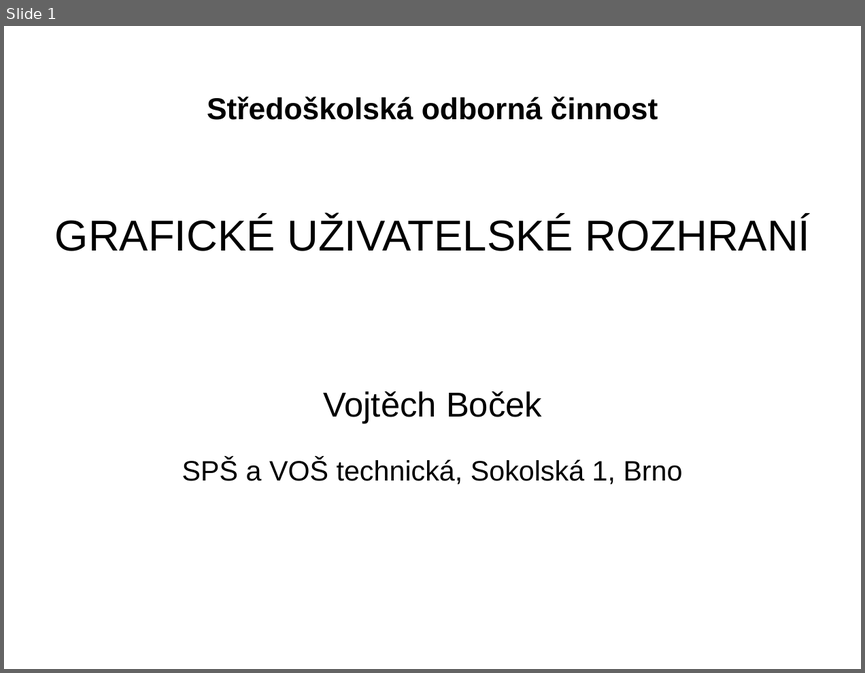
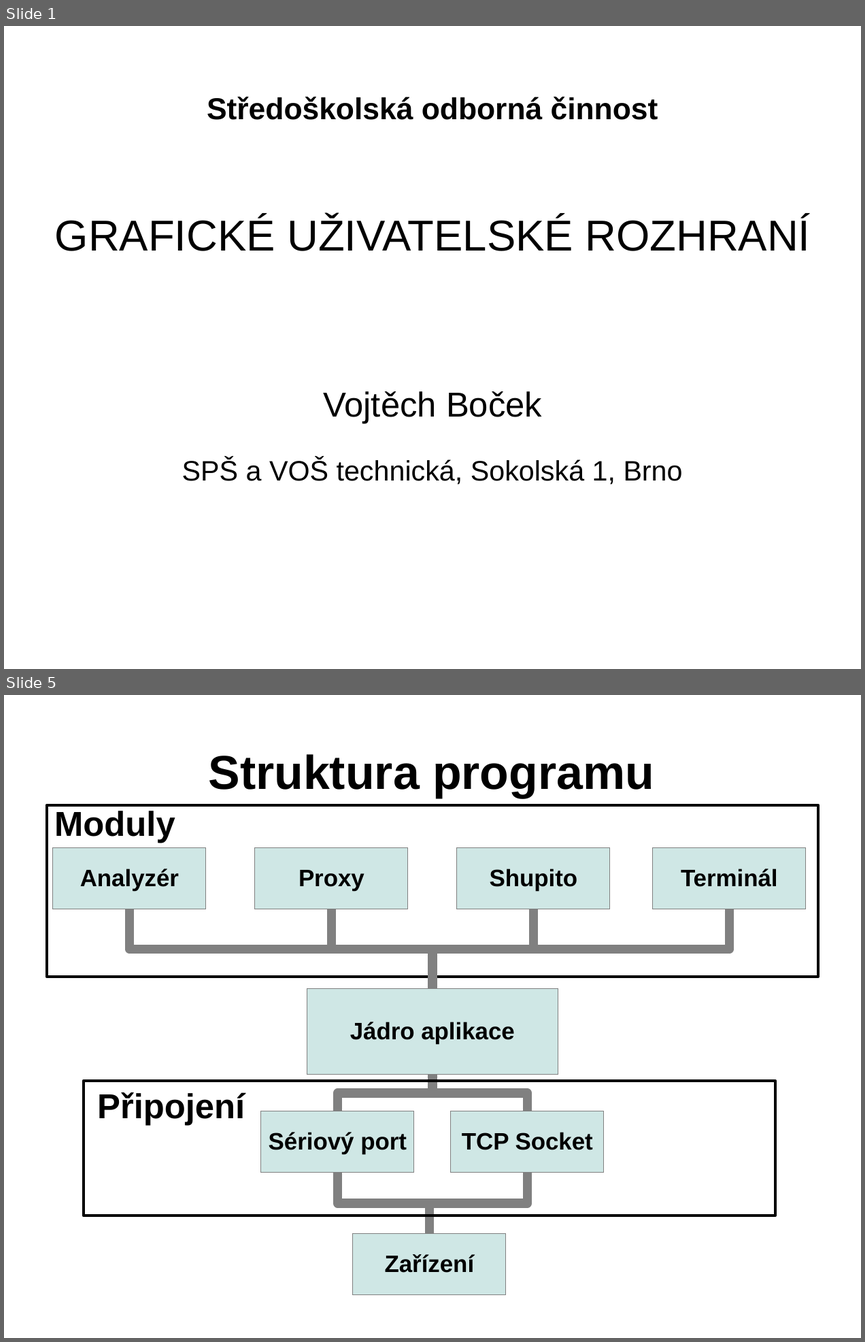
Before and after one commit to Tasssadar/soc, a slide deck: prezentace.odp. Shown one above the other, each under a label of ours: slide 1 before the commit, slides 1 and 5 after it; the slides between them are not shown. The pictures are 865x673 and 865x1342 pixels, drawn with LibreOffice and Linux fonts; fonts in the diff are those of the drawing; background and template pictures are left out. Boxes give left, top, right and bottom in pixels: in the first picture for what was removed or moved away, otherwise in the second. Text is boxed around its words. In the diff, an @@ line names an element or a change of style, - is before the commit and + after.

```diff
--- a/prezentace.odp
+++ b/prezentace.odp
@@ slide 5 added at [4,695,861,1338], background picture (left out) @@
@@ title added at [209,754,654,798], 44 pt, text #000000, bold @@
+Struktura programu
@@ rectangle added at [47,805,818,977], outline #000000 2.83 pt @@
@@ text added at [54,811,175,843], 32 pt, text #000000, bold @@
+Moduly
@@ rectangle added at [53,848,206,910], fill #CFE7E5, outline #808080 0 pt, 22 pt, text #000000, bold @@
+Analyzér
@@ rectangle added at [255,848,409,910], fill #CFE7E5, outline #808080 0 pt, 22 pt, text #000000, bold @@
+Proxy
@@ rectangle added at [458,848,611,910], fill #CFE7E5, outline #808080 0 pt, 22 pt, text #000000, bold @@
+Shupito
@@ rectangle added at [653,848,806,910], fill #CFE7E5, outline #808080 0 pt, 22 pt, text #000000, bold @@
+Terminál
@@ elbow line added from (129, 910) to (432, 989), #808080 8.5 pt @@
@@ elbow line added from (331, 910) to (432, 989), #808080 8.5 pt @@
@@ elbow line added from (534, 910) to (432, 989), #808080 8.5 pt @@
@@ elbow line added from (730, 910) to (432, 989), #808080 8.5 pt @@
@@ rectangle added at [307,989,558,1074], fill #CFE7E5, outline #808080 0 pt, 22 pt, text #000000, bold @@
+Jádro aplikace
@@ rectangle added at [84,1081,775,1215], outline #000000 2.83 pt @@
@@ elbow line added from (338, 1111) to (432, 1074), #808080 8.5 pt @@
@@ elbow line added from (527, 1111) to (432, 1074), #808080 8.5 pt @@
@@ text added at [97,1092,245,1125], 32 pt, text #000000, bold @@
+Připojení
@@ rectangle added at [261,1111,415,1172], fill #CFE7E5, outline #808080 0 pt, 22 pt, text #000000, bold @@
+Sériový port
@@ rectangle added at [451,1111,604,1172], fill #CFE7E5, outline #808080 0 pt, 22 pt, text #000000, bold @@
+TCP Socket
@@ elbow line added from (338, 1172) to (429, 1234), #808080 8.5 pt @@
@@ elbow line added from (527, 1172) to (429, 1234), #808080 8.5 pt @@
@@ rectangle added at [353,1234,507,1295], fill #CFE7E5, outline #808080 0 pt, 22 pt, text #000000, bold @@
+Zařízení
```
Also in this commit, not shown: 2 slides changed, 5 other slides added, 2 other files.
